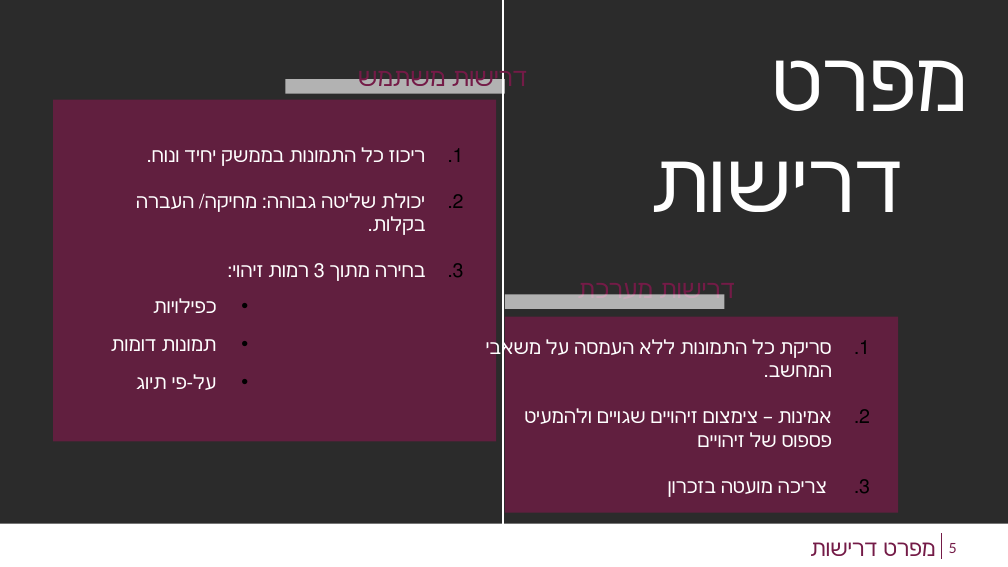
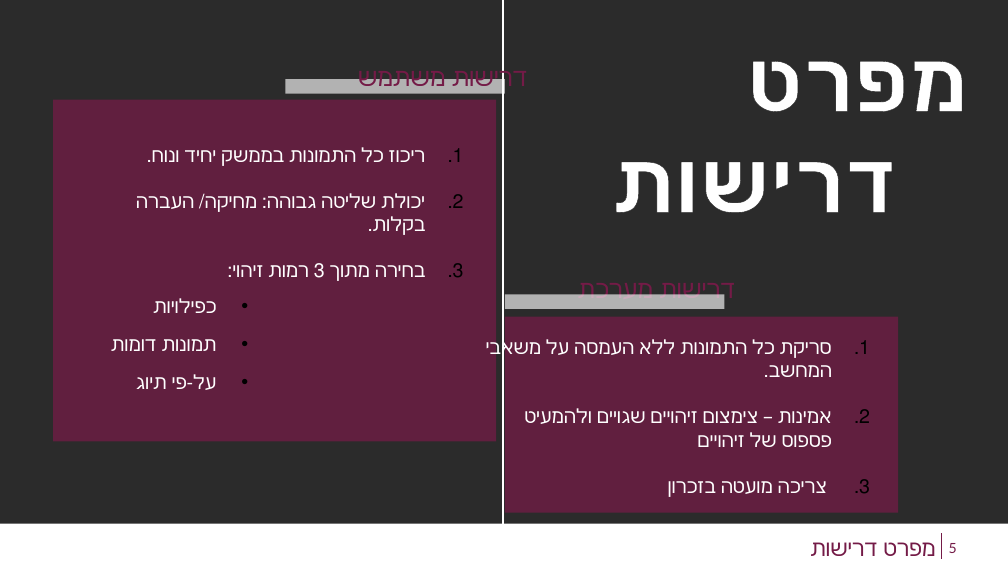
Before and after one commit to Effi-S/Image-Organizer, a slide deck: slide 5 of מצגת עדכנית.pptx. Drawn at 1008x567 pixels with LibreOffice and Linux fonts; fonts in the diff are those of the drawing; background and template pictures are left out; a plain dark background stands for a picture behind light text. Boxes give left, top, right and bottom in pixels: in the first picture for what was removed or moved away, otherwise in the second. Text is boxed around its words. In the diff, an @@ line names an element or a change of style, - is before the commit and + after.

```diff
--- a/מצגת עדכנית.pptx
+++ b/מצגת עדכנית.pptx
@@ title "מפרט דרישות" at <box>611,61,968,213</box>: letter outline none to #212121 0.52 pt, bold on @@
```
Also in this commit, not shown: 8 other slides changed, 1 slide removed.
